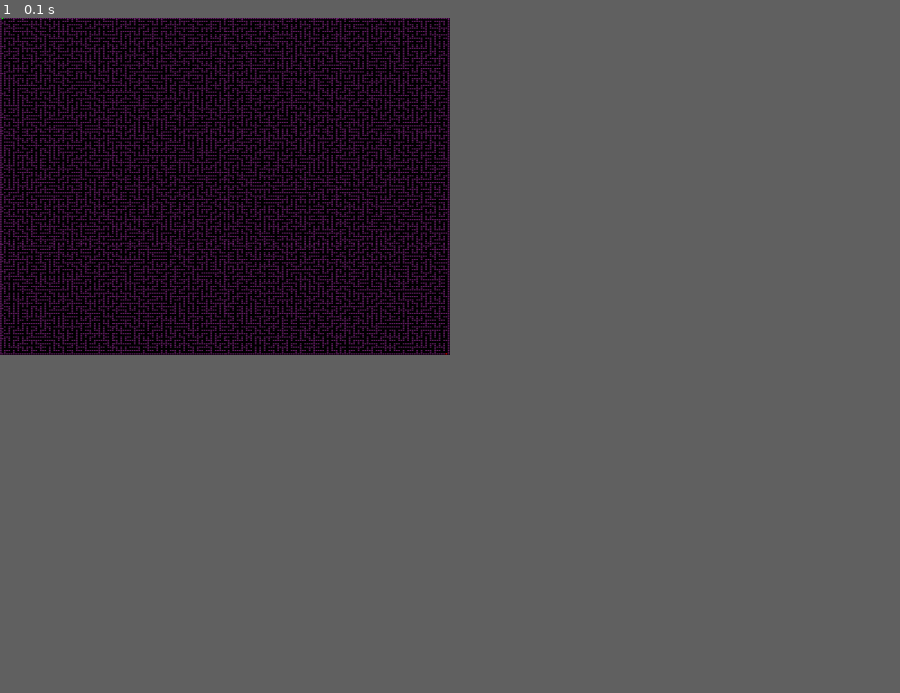
Above: before the commit, frame 1.
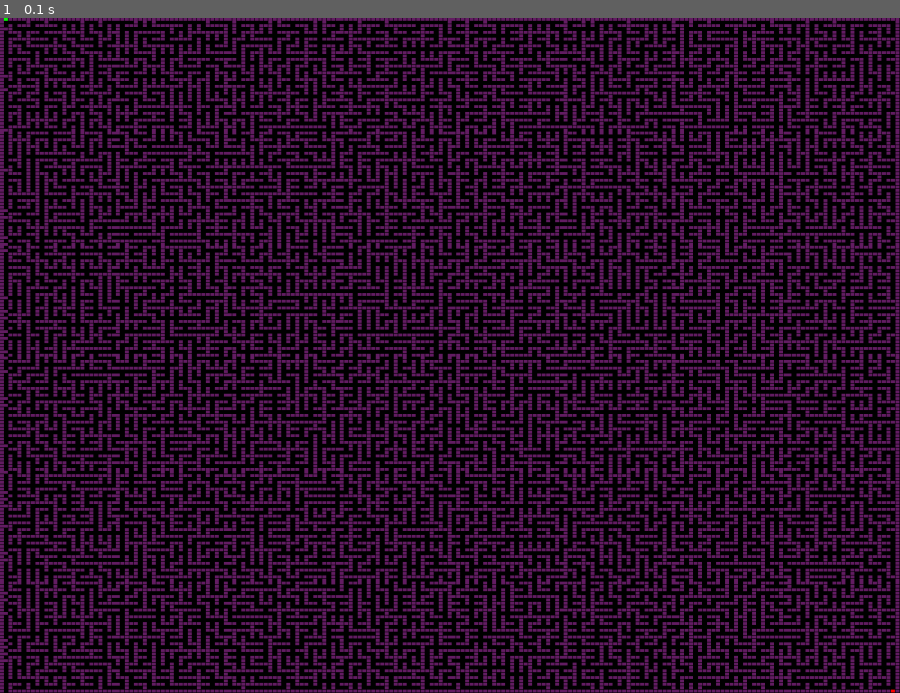
Above: after the commit, the same moment.

Repository: marianodominguez/pythonLab
Game: pygame game, started from maze/testMaze.py
The game is run twice, just before and just after one commit, with the same random seed, the same clock (stepped at 60 frames per second) and the same inputs.
Inputs:
- Up to frame 1 (0.1 s): no input
In our replay, the window is 450x337 before the commit and 900x675 after it. These sizes can differ from the game's own. Grey fills any space a smaller window leaves; there, only what the larger window draws over its background counts as a difference.

The runs differ from the first frame. In frame 1, 50% of the frame differs, in the area x 0-100%, y 0-100%.

Commit message:
use big maze

Diff:
--- a/maze/DisplayMaze.py
+++ b/maze/DisplayMaze.py
@@ -28,8 +28,6 @@
         return []
     return maze
 
-# Default maze from file
-MAZE_100x100 = generate_maze()
 
 class Maze(object):
     '''
@@ -39,7 +37,7 @@
              E\n
     '''
 
-    mode = width,height = 800,600
+    mode = width,height = 1600,1200
     maze = []
     myX, myY = (1,2)
     screen = None
@@ -75,7 +73,7 @@
                     pygame.draw.rect(self.screen, self.END_COLOR, rect)
 
 
-    def setMaze(self,mazeString = [' S ', '   ', ' E ']):
+    def setMaze(self,mazeString = ['*S*', '* *', '*E*']):
         for row in mazeString:
             self.maze.append(row)
         self.MAZE_W = len(mazeString)
--- a/maze/maze.txt
+++ b/maze/maze.txt
@@ -1,5 +1,5 @@
 *********************************************************************************************************************************************************************************************************
-S  *             *   *           *           *           * *     * * *             *   * *   * *   * *   *       * *           *       *     * * *     *       * *         * *   *       * * * *        *
+S  *             *   *           *           *           * *     * * *             *   * *   * *   * *   *       * *           *       *     * * *     *       * *         * *   *       * * * *         *
 * *** ***** *** *** * *** * *** ********* * *** * *** *** *** *** * * *** * ******* *** * * * * *** * * * ***** * * * * *** * * * ***** ***** * *** * *** *** * ***** * *** * * * ***** * * * ******* ***
 *   * * *   *       * *   * *   *   *     *   * *   *     * *   *   * * * * * *         * *   *       *   * *   *   * *   * *   *     *           * * *   *   *       * * * * *     * *     * *       * *
 * * *** *** * *** ***** * ******* *********** * ***** * * * * *** * *** * * * ***** ********* * ******* *** *** * ***** * * * ***** ***** * * * *** * * ***** ***** ***** * ******* * * ***** *** *** * *
